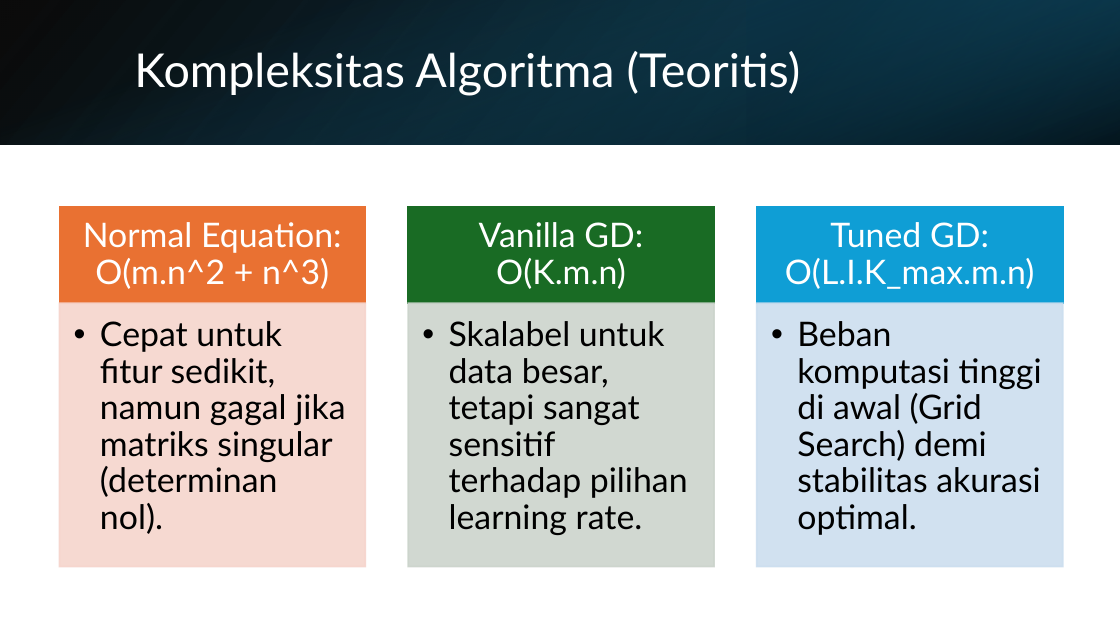
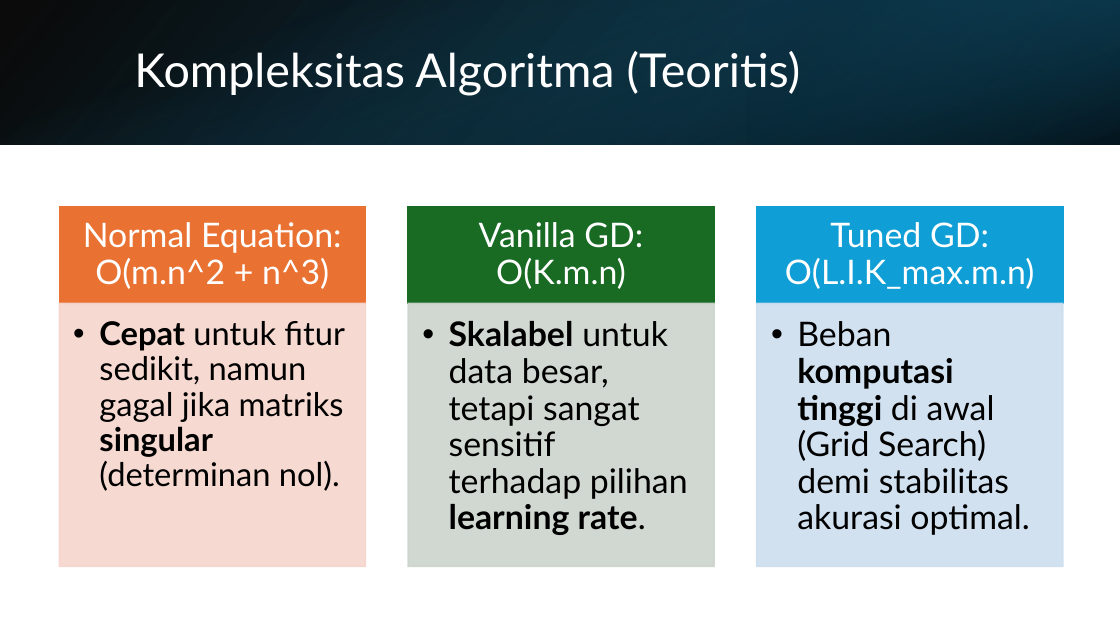
Before and after one commit to ddtambunan/DesainAlgoritmaLanjut, a slide deck: slide 3 of Slide/203012520014 _Dina Diana Tambunan_Slide.pptx. Drawn at 1120x630 pixels with LibreOffice and Linux fonts; fonts in the diff are those of the drawing. Boxes give left, top, right and bottom in pixels: in the first picture for what was removed or moved away, otherwise in the second. Text is boxed around its words. In the diff, an @@ line names an element or a change of style, - is before the commit and + after.

```diff
--- a/Slide/203012520014 _Dina Diana Tambunan_Slide.pptx
+++ b/Slide/203012520014 _Dina Diana Tambunan_Slide.pptx
@@ text "Cepat untuk fitur sedikit, namun ..." at box(99, 321, 344, 491): size 29 to 28 pt; bold on in "Cepat singular" @@
@@ text "Skalabel untuk data besar, tetapi ..." at box(449, 321, 688, 535): bold on in "Skalabel learning rate." @@
@@ text "Beban komputasi tinggi di awal ..." at box(797, 321, 1029, 535): bold on in "komputasi tinggi" @@
```
Also in this commit, not shown: 4 other slides changed.
